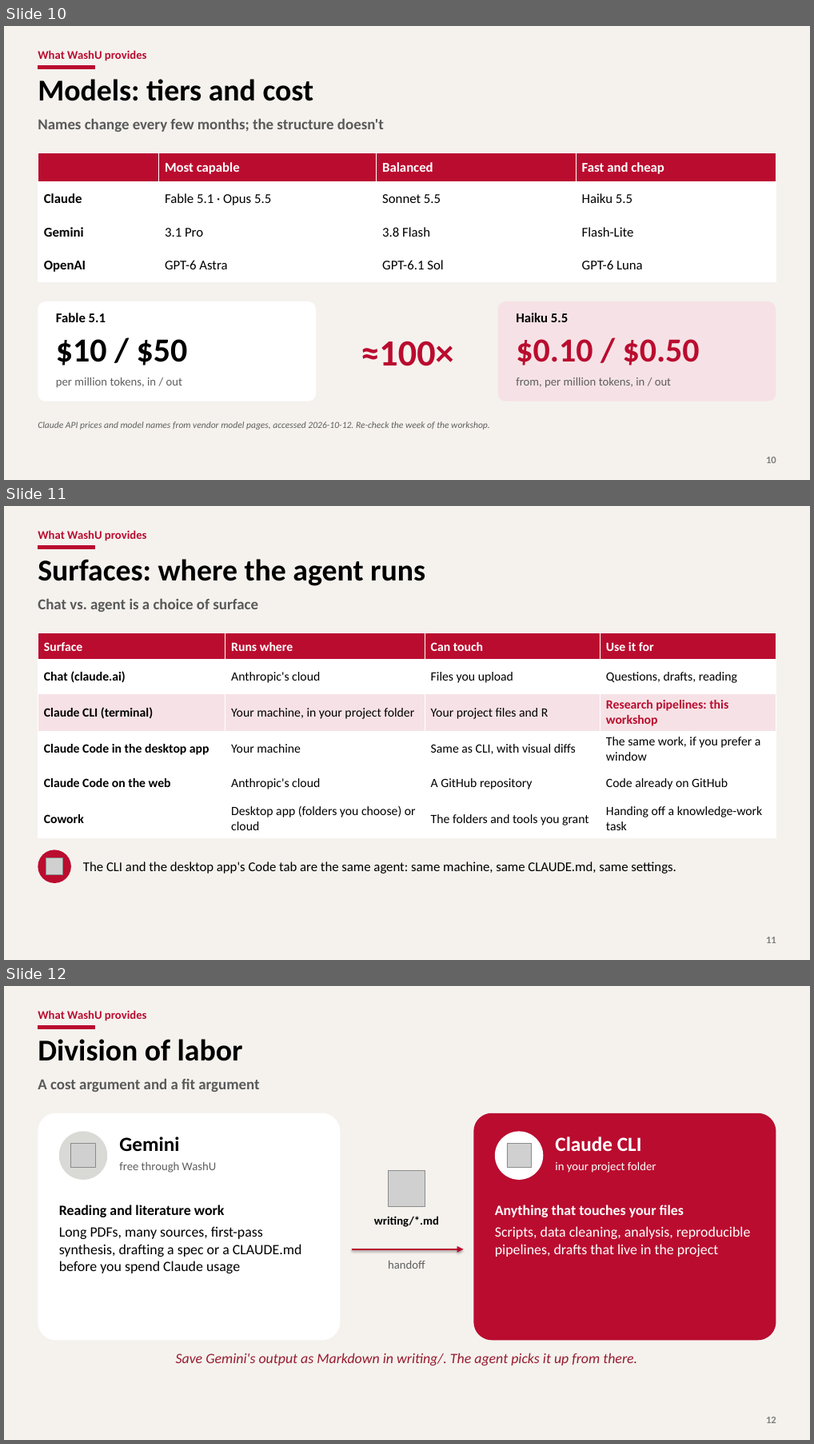
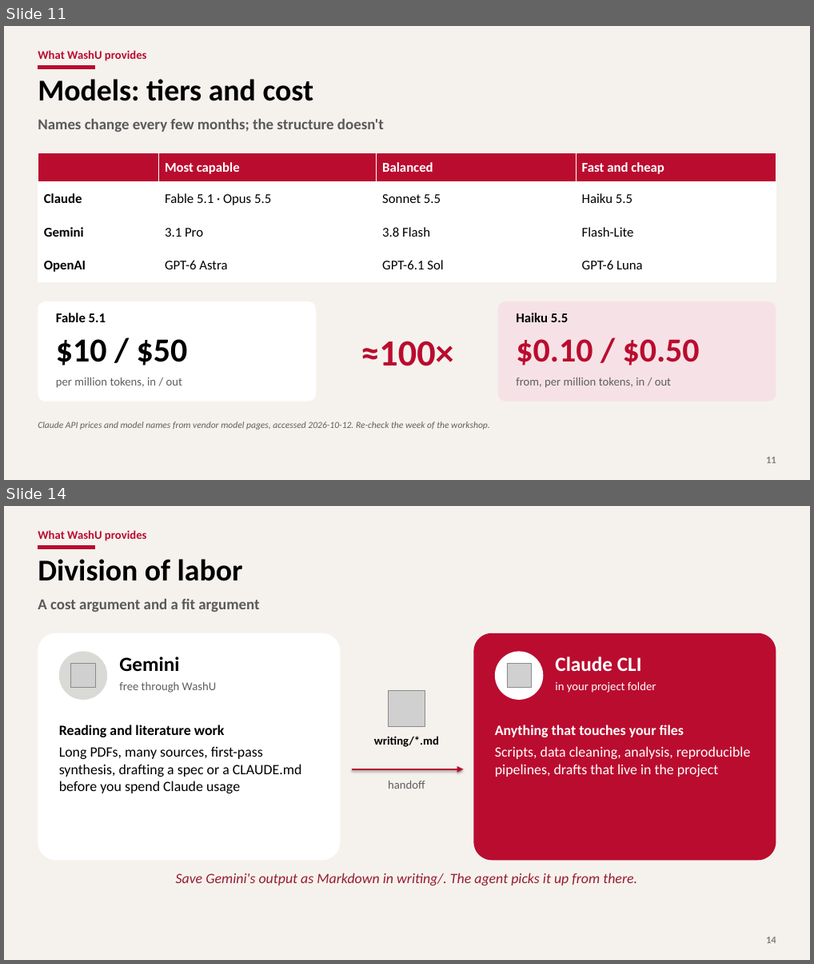
Before and after one commit to YungChun0303/ai_workshop_edu, a slide deck: part1_ai_landscape/slides/part1_ai_landscape.pptx. Shown one above the other, each under a label of ours: slides 10, 11 and 12 before the commit, slides 11 and 14 after it; the slides between them are not shown. The pictures are 814x1444 and 814x964 pixels, drawn with LibreOffice and Linux fonts; fonts in the diff are those of the drawing; grey boxes stand for pictures; background and template pictures are left out. Boxes give left, top, right and bottom in pixels: in the first picture for what was removed or moved away, otherwise in the second. Text is boxed around its words. In the diff, an @@ line names an element or a change of style, - is before the commit and + after.

```diff
--- a/part1_ai_landscape/slides/part1_ai_landscape.pptx
+++ b/part1_ai_landscape/slides/part1_ai_landscape.pptx
@@ slide 11 removed at bbox=[4, 506, 810, 960], background #F5F2EE; not listed: 1 template element that a slide beside it also shows @@
@@ text removed at bbox=[38, 530, 147, 541] @@
-What WashU provides
@@ title removed at bbox=[38, 559, 426, 586] @@
-Surfaces: where the agent runs
@@ text removed at bbox=[38, 598, 258, 612] @@
-Chat vs. agent is a choice of surface
@@ table removed at bbox=[38, 633, 777, 835], 6 rows, 4 columns @@
-Surface | Runs where | Can touch | Use it for
-Chat (claude.ai) | Anthropic's cloud | Files you upload | Questions, drafts, reading
-Claude CLI (terminal) | Your machine, in your project folder | Your project files and R | Research pipelines: this workshop
-Claude Code in the desktop app | Your machine | Same as CLI, with visual diffs | The same work, if you prefer a window
-Claude Code on the web | Anthropic's cloud | A GitHub repository | Code already on GitHub
-Cowork | Desktop app (folders you choose) or cloud | The folders and tools you grant | Handing off a knowledge-work task
@@ ellipse removed at bbox=[38, 850, 71, 883] @@
@@ picture removed at bbox=[46, 858, 63, 875] @@
@@ text removed at bbox=[83, 861, 677, 873] @@
-The CLI and the desktop app's Code tab are the same agent: same machine, same CLAUDE.md, same settings.
@@ page number removed at bbox=[766, 936, 777, 943] @@
-11
@@ what was slide 10 is now slide 11 @@
@@ page number at bbox=[766, 456, 777, 463]: text changed @@
-10
+11
@@ what was slide 12 is now slide 14 @@
@@ page number at bbox=[766, 936, 777, 943]: text changed @@
-12
+14
```
Also in this commit, not shown: 7 slides changed, 3 slides added, 3 other files.
